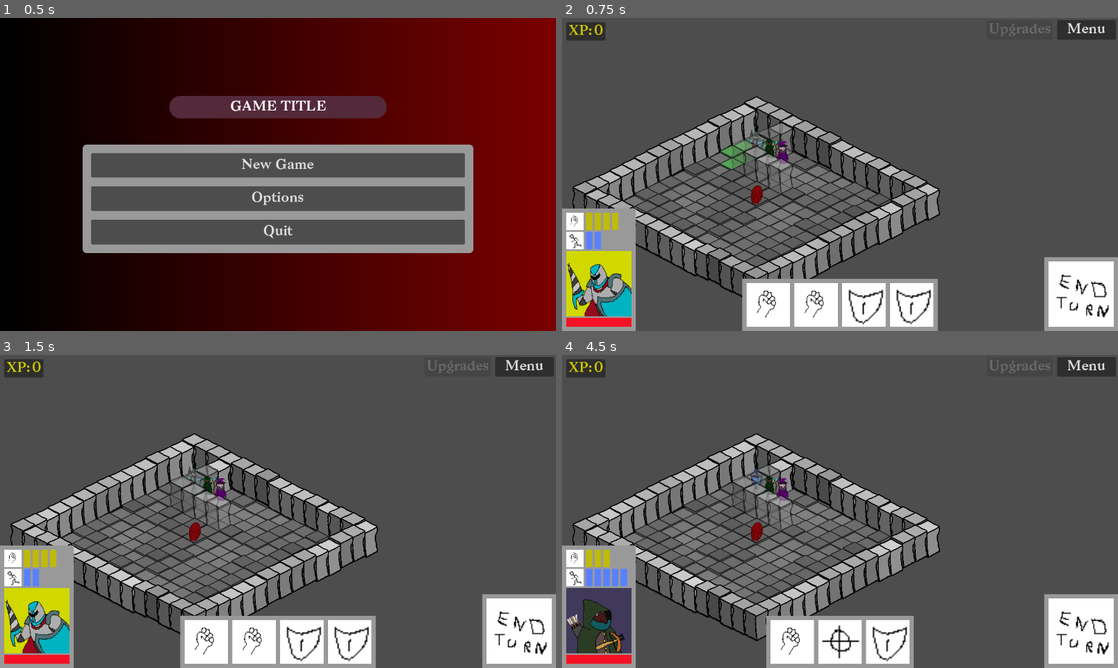
Above: before the commit, frames 1-4 (two rows, left to right).
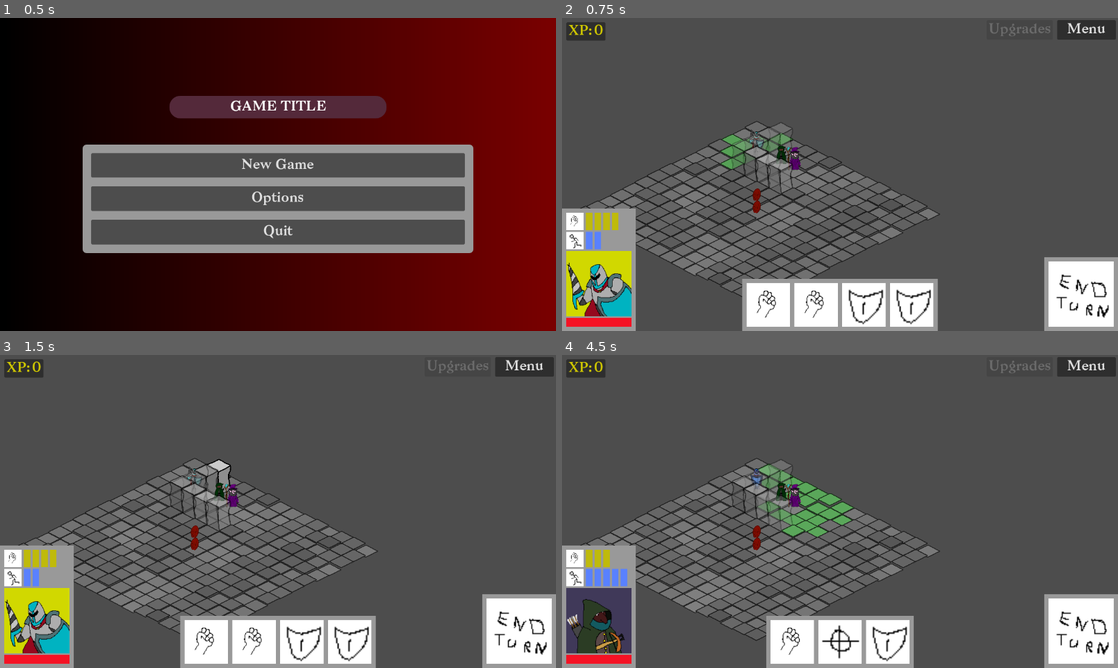
Above: after the commit, the same moments.

Repository: CiaranWoodward/LD57
Game: Godot game, scene res://scenes/main.tscn
Same seed, same stepped clock (60 frames per second), same inputs: the game is played once before the commit and once after it. The engine's default icon, where the game draws it, is replaced by a stand-in: a white triangle on a blue panel in a dark square. Sound files missing from this copy of the repository are replaced by a short silence.
Inputs (mouse positions are in pixels of both pictures, inside the frame that each line leads up to):
- Up to frame 1 (0.5 s): no input
- Up to frame 2 (0.75 s): click "New Game" at 0.5 s
- Up to frame 3 (1.5 s): click (205, 642) at 1.25 s
- Up to frame 4 (4.5 s): click (817, 642) at 2 s; click (862, 642) at 2.75 s; click (912, 642) at 3.5 s; click (1079, 630) at 4.25 s

Frame 1 is identical in both runs. In frame 2, 9.4% of the frame differs, in the area x 1-68%, y 24-90%; in frame 3, 9.4%; in frame 4, 11%, in the area x 1-68%, y 24-92%.

Commit message:
Enhance level entity management and initialization process
- Introduced entity spawn information handling in IsometricMap, allowing for dynamic entity initialization based on map data.
- Added a new signal to notify when entities need to be spawned, improving communication between levels and the game controller.
- Updated LevelManager to parse tile and entity information from map cells, facilitating better entity management.
- Refactored MultiLevelGameInit to connect entity spawning signals and streamline the initialization of players and enemies across levels.
- Improved debugging output for entity spawning, enhancing clarity during development.

Diff:
--- a/Level/IsometricMap.gd
+++ b/Level/IsometricMap.gd
@@ -13,6 +13,10 @@
 
 var level_index = 0
 
+# Entity spawn information
+var entity_spawn_info = []  # Array of dictionaries with position and entity type
+var entities_initialized = false  # Flag to track if entities have been initialized
+
 # Color settings for different levels
 @export var base_grey_color: Color = Color(0.85, 0.85, 0.85, 1.0)  # Light grey for upper levels
 @export var base_hell_color: Color = Color(0.85, 0.25, 0.25, 1.0)  # Reddish for lower levels
@@ -29,6 +33,7 @@
 
 # Signals
 signal tile_selected(tile)
+signal entities_to_spawn(entity_list)  # New signal to notify about entities that need to be spawned
 
 func _ready():
 	print("IsometricMap: Initializing")
@@ -46,6 +51,23 @@
 func set_map_array(new_map):
 	map = new_map
 
+	# Clear any existing entity spawn info when setting a new map
+	entity_spawn_info.clear()
+	entities_initialized = false
+
+# Method to explicitly initialize entities after connections are established
+func initialize_entities():
+	if entities_initialized:
+		print("IsometricMap: Entities already initialized, skipping")
+		return
+
+	print("IsometricMap: Manually initializing entities, count: " + str(entity_spawn_info.size()))
+	if not entity_spawn_info.is_empty():
+		emit_signal("entities_to_spawn", entity_spawn_info)
+		entities_initialized = true
+	else:
+		print("IsometricMap: No entities to spawn")
+
 # Generates the isometric map
 func generate_map():
 	var map_height = map.size()
@@ -60,6 +82,8 @@
 			child.queue_free()
 
 	tiles.clear()
+	entity_spawn_info.clear()
+	entities_initialized = false
 	print("IsometricMap: Cleared existing tiles")
 
 	# Create new tiles
@@ -71,25 +95,44 @@
 		for y in range(map_height):
 			var grid_pos = Vector2i(x, y)
 
-			# Determine tile type - this is a simple example pattern
-			var tile_type = "stone_floor"
-
-			# Create walls around the perimeter
-			if x == 0 or x == map_width - 1 or y == 0 or y == map_height - 1:
-				tile_type = "stone_wall"
-
-			# Create some additional wall structures for demonstration
-			if (map[y][x] == "s"):
-				tile_type = "stone_wall"
-
-			var tile = create_tile(grid_pos, tile_type)
+			# Get the cell value from the map
+			var cell_value = ""
+			if y < map.size() and x < map[y].size():
+				cell_value = map[y][x]
+
+			# Parse the cell value using LevelManager.parse_map_cell
+			var cell_info = {}
+			if get_parent() is LevelManager:
+				cell_info = get_parent().parse_map_cell(cell_value)
+				print("IsometricMap: Parsed cell at " + str(grid_pos) + " with value '" + cell_value + "' -> " + str(cell_info))
+			else:
+				# Fallback if LevelManager is not the parent
+				if cell_value == "s":
+					cell_info = {"tile_type": "stone_wall", "entity_type": null}
+				else:
+					cell_info = {"tile_type": "open_floor", "entity_type": null}
+
+			# Create tile based on parsed tile type
+			var tile = create_tile(grid_pos, cell_info.tile_type)
 			tiles[grid_pos] = tile
 			created_tiles += 1
 
+			# If this cell has an entity, store its spawn info
+			if cell_info.entity_type != null:
+				print("IsometricMap: Found entity '" + cell_info.entity_type + "' to spawn at " + str(grid_pos))
+				entity_spawn_info.append({
+					"position": grid_pos,
+					"entity_type": cell_info.entity_type
+				})
+
 			if created_tiles % 25 == 0 or created_tiles == total_tiles:
 				print("IsometricMap: Created " + str(created_tiles) + "/" + str(total_tiles) + " tiles")
 
-	print("IsometricMap: Map generation complete")
+	print("IsometricMap: Map generation complete with " + str(entity_spawn_info.size()) + " entities to spawn")
+
+	# Note: We will not automatically emit the signal here.
+	# Instead, the LevelManager or MultiLevelGameInit should call initialize_entities
+	# after signals are properly connected.
 
 # Generates a noise value for a grid position that can be used for consistent variations
 func get_noise_value(grid_pos: Vector2i) -> float:
--- a/Level/LevelManager.gd
+++ b/Level/LevelManager.gd
@@ -13,16 +13,38 @@
 var level_nodes: Dictionary = {}  # Level index -> IsometricMap node
 var current_deepest_level: int = 0
 
+# Tile and entity encoding dictionary
+# First character: Tile type
+# o = open/floor, s = stone/wall
+# Second character (optional): Entity to spawn
+# H = Hellbomb, C = Hellbomb Chaser, M = Minion, E = Elite, G = Grunt, B = Boss, P = Player (Heavy), S = Scout, W = Wizard
+var tile_entity_encoding = {
+	# Tile types (first character)
+	"o": "open_floor",
+	"s": "stone_wall",
+
+	# Entity types (second character)
+	"H": "hellbomb",
+	"C": "hellbomb_chaser",
+	"M": "minion",
+	"E": "elite",
+	"G": "grunt",
+	"B": "boss",
+	"P": "player_heavy",
+	"S": "player_scout",
+	"W": "player_wizard"
+}
+
 var level_maps : Array = [
 	[
 		["o", "o", "o", "o", "o", "o", "o", "o", "o", "o", "o", "o", "o", "o", "o"],
 		["o", "o", "o", "s", "o", "o", "o", "o", "o", "o", "o", "o", "o", "o", "o"],
-		["o", "o", "o", "s", "o", "o", "o", "o", "o", "o", "o", "o", "o", "o", "o"],
+		["o", "o", "oP", "s", "oS", "oW", "o", "o", "o", "o", "o", "o", "o", "o", "o"],
 		["o", "o", "o", "s", "o", "o", "o", "o", "o", "o", "o", "o", "o", "o", "o"],
 		["o", "o", "o", "s", "s", "s", "s", "o", "o", "o", "o", "o", "o", "o", "o"],
 		["o", "o", "o", "o", "o", "o", "o", "o", "o", "o", "o", "o", "o", "o", "o"],
-		["o", "o", "o", "o", "o", "o", "o", "o", "o", "o", "o", "o", "o", "o", "o"],
-		["o", "o", "o", "o", "o", "o", "o", "o", "o", "o", "o", "o", "o", "o", "o"],
+		["o", "o", "o", "o", "o", "o", "oH", "o", "o", "o", "o", "o", "o", "o", "o"],
+		["o", "o", "o", "o", "o", "o", "o", "oH","o", "o", "o", "o", "o", "o", "o"],
 		["o", "o", "o", "o", "o", "o", "o", "o", "o", "o", "o", "o", "o", "o", "o"],
 		["o", "o", "o", "o", "o", "o", "o", "o", "o", "o", "o", "o", "o", "o", "o"],
 		["o", "o", "o", "o", "o", "o", "o", "o", "o", "o", "o", "o", "o", "o", "o"],
@@ -36,7 +58,7 @@
 		["o", "o", "o", "o", "o", "o", "o", "o", "o", "o", "o", "o", "o", "o", "o"],
 		["o", "o", "s", "o", "o", "o", "o", "o", "o", "o", "o", "o", "s", "o", "o"],
 		["o", "o", "s", "o", "o", "o", "o", "o", "o", "o", "o", "o", "s", "o", "o"],
-		["o", "o", "s", "o", "o", "o", "o", "o", "o", "s", "o", "o", "s", "o", "o"],
+		["o", "o", "s", "o", "o", "o", "o", "oE", "o", "s", "o", "o", "s", "o", "o"],
 		["o", "o", "s", "o", "o", "o", "o", "o", "o", "s", "o", "o", "s", "o", "o"],
 		["o", "o", "o", "o", "o", "s", "o", "s", "o", "o", "o", "o", "o", "o", "o"],
 		["o", "o", "o", "o", "o", "s", "o", "s", "o", "o", "o", "o", "o", "o", "o"],
@@ -54,7 +76,7 @@
 		["o", "o", "o", "s", "o", "o", "o", "o", "o", "o", "o", "o", "o", "o", "o"],
 		["o", "o", "o", "o", "s", "o", "o", "o", "o", "o", "o", "o", "o", "o", "o"],
 		["o", "o", "o", "o", "o", "s", "o", "o", "o", "o", "o", "o", "o", "o", "o"],
-		["o", "o", "o", "o", "o", "o", "s", "o", "o", "o", "o", "o", "o", "o", "o"],
+		["o", "o", "o", "o", "o", "o", "s", "o", "oE", "o", "o", "o", "o", "o", "o"],
 		["o", "o", "o", "o", "o", "o", "o", "s", "o", "o", "o", "o", "o", "o", "o"],
 		["o", "o", "o", "o", "o", "o", "o", "o", "s", "o", "o", "o", "o", "o", "o"],
 		["o", "o", "o", "o", "o", "o", "o", "s", "o", "o", "o", "o", "o", "o", "o"],
@@ -71,7 +93,7 @@
 		["o", "o", "o", "o", "o", "o", "o", "o", "o", "o", "o", "s", "o", "o", "o"],
 		["o", "o", "o", "o", "o", "o", "o", "o", "o", "o", "o", "s", "s", "s", "o"],
 		["o", "o", "s", "s", "s", "o", "o", "o", "o", "o", "o", "o", "o", "o", "o"],
-		["o", "o", "o", "o", "s", "o", "o", "o", "o", "o", "o", "o", "o", "o", "o"],
+		["o", "o", "o", "o", "s", "o", "o", "oB", "o", "o", "o", "o", "o", "o", "o"],
 		["o", "o", "o", "o", "s", "o", "o", "o", "o", "o", "o", "s", "s", "s", "o"],
 		["o", "o", "o", "o", "s", "o", "o", "o", "o", "o", "o", "s", "o", "o", "o"],
 		["o", "o", "o", "o", "s", "s", "s", "o", "o", "s", "s", "s", "o", "o", "o"],
@@ -81,6 +103,71 @@
 	]
 ]
 
+# Function to extract tile type and entity information from a map cell string
+func parse_map_cell(cell_string: String) -> Dictionary:
+	var result = {
+		"tile_type": "open_floor",
+		"entity_type": null
+	}
+
+	print("LevelManager: Parsing cell value: '" + cell_string + "'")
+
+	if cell_string.length() > 0:
+		# First character is the tile type
+		var tile_char = cell_string[0]
+		if tile_entity_encoding.has(tile_char):
+			result.tile_type = tile_entity_encoding[tile_char]
+
+		# Second character (if present) is the entity type
+		if cell_string.length() > 1:
+			var entity_char = cell_string[1]
+			if tile_entity_encoding.has(entity_char):
+				result.entity_type = tile_entity_encoding[entity_char]
+				print("LevelManager: Found entity code '" + entity_char + "' -> " + result.entity_type)
+
+	return result
+
+# Helper function to generate a random patrol path for an enemy
+func generate_random_patrol_path(map: IsometricMap, center_pos: Vector2i, patrol_length: int = 4) -> Array:
+	var patrol_path = [center_pos]
+	var current_pos = center_pos
+	var attempt_count = 0
+	var max_attempts = 30
+
+	while patrol_path.size() < patrol_length and attempt_count < max_attempts:
+		attempt_count += 1
+
+		# Get valid neighbors
+		var neighbors = map.get_neighbors(current_pos)
+		var valid_neighbors = []
+
+		for neighbor in neighbors:
+			if neighbor.is_walkable and not neighbor.grid_position in patrol_path:
+				valid_neighbors.append(neighbor)
+
+		if valid_neighbors.is_empty():
+			# If we hit a dead end, try a different branch from an earlier point
+			if patrol_path.size() > 1:
+				current_pos = patrol_path[patrol_path.size() - 2]
+				patrol_path.remove_at(patrol_path.size() - 1)
+			continue
+
+		# Choose a random valid neighbor
+		var next_tile = valid_neighbors[randi() % valid_neighbors.size()]
+		current_pos = next_tile.grid_position
+		patrol_path.append(current_pos)
+
+	# If we couldn't build a complete path, add some random variation to the existing positions
+	if patrol_path.size() < patrol_length:
+		var existing_positions = patrol_path.duplicate()
+		for i in range(patrol_length - patrol_path.size()):
+			if existing_positions.is_empty():
+				break
+			var random_pos = existing_positions[randi() % existing_positions.size()]
+			patrol_path.append(random_pos)
+
+	return patrol_path
+
 func _ready():
 	# Register initial level scenes
 	level_scenes = [
@@ -106,7 +193,22 @@
 	if level_nodes.has(level_index):
 		return level_nodes[level_index]  # Level already initialized
 
-	print("LevelManager: Initializing level " + str(level_index))
+	print("LevelManager: Initializing level " + str(level_index) + " with map size " +
+		str(level_maps[level_index].size()) + "x" + str(level_maps[level_index][0].size()))
+
+	# Check for entities in the map before instantiating
+	var entity_count = 0
+	for y in range(level_maps[level_index].size()):
+		for x in range(level_maps[level_index][y].size()):
+			var cell = level_maps[level_index][y][x]
+			if cell.length() > 1:
+				var entity_char = cell[1]
+				if tile_entity_encoding.has(entity_char):
+					entity_count += 1
+					print("LevelManager: Found entity " + tile_entity_encoding[entity_char] +
+						" at position " + str(Vector2i(x, y)) + " in map data")
+
+	print("LevelManager: Map data contains " + str(entity_count) + " entities to spawn")
 
 	# Instance the level
 	var level_instance = level_scenes[level_index].instantiate() as IsometricMap
--- a/Level/MultiLevelGameInit.gd
+++ b/Level/MultiLevelGameInit.gd
@@ -12,6 +12,16 @@
 var current_player_level: int = 0
 var enemy_level_distribution: Dictionary = {}  # Level index -> array of enemies
 
+# Entity type mapping dictionary
+var entity_type_map = {
+	"hellbomb": EnemyEntity.EnemyType.HELLBOMB,
+	"hellbomb_chaser": EnemyEntity.EnemyType.HELLBOMB_CHASER,
+	"minion": EnemyEntity.EnemyType.MINION,
+	"elite": EnemyEntity.EnemyType.ELITE,
+	"grunt": EnemyEntity.EnemyType.GRUNT,
+	"boss": EnemyEntity.EnemyType.BOSS
+}
+
 func _ready():
 	print("MultiLevelGameInit: Initializing game")
 	# Wait for one frame to ensure all nodes are ready
@@ -27,49 +37,27 @@
 		# Initialize the first level
 		var first_level = level_manager.initialize_level(0)
 
+		# Connect to the entities_to_spawn signal
+		first_level.entities_to_spawn.connect(_on_level_entities_to_spawn.bind(0))
+
 		# Initialize the game controller with the first level map reference
 		print("MultiLevelGameInit: Setting isometric_map reference in GameController")
 		game_controller.set_active_level(0, first_level)
 
-		# Spawn players at specific positions on the first level
-		print("MultiLevelGameInit: Spawning players")
-		var heavy = game_controller.spawn_player(Vector2i(2, 2), "heavy", 0)
-		var scout = game_controller.spawn_player(Vector2i(3, 2), "scout", 0)
-		var wizard = game_controller.spawn_player(Vector2i(4, 2), "wizard", 0)
-		print("MultiLevelGameInit: Spawned " + str(game_controller.player_entities.size()) + " players")
-
-		# Spawn some enemies on the first level
-		print("MultiLevelGameInit: Spawning enemies on first level")
-		var hellbomb = game_controller.spawn_enemy(Vector2i(6, 6), EnemyEntity.EnemyType.BOSS, 0)
-		#var hellbomb_chaser = game_controller.spawn_enemy(Vector2i(6, 7), EnemyEntity.EnemyType.HELLBOMB_CHASER, 0)
-		#var minion = game_controller.spawn_enemy(Vector2i(6, 8), EnemyEntity.EnemyType.MINION, 0)
-
-		# Store reference to level 0 enemies
-		enemy_level_distribution[0] = []
-		for enemy in game_controller.enemy_entities:
-			enemy.current_level = 0
-			enemy_level_distribution[0].append(enemy)
-
-		print("MultiLevelGameInit: Spawned " + str(enemy_level_distribution[0].size()) + " enemies on first level")
-
-		# Initialize the second level
-		var enemies_level_1 = [
-			[Vector2i(4, 4), EnemyEntity.EnemyType.ELITE, [Vector2i(4, 4), Vector2i(4, 6), Vector2i(6, 6), Vector2i(6, 4)]],
-		#	[Vector2i(9, 9), EnemyEntity.EnemyType.GRUNT, [Vector2i(9, 9), Vector2i(1, 4), Vector2i(3, 2), Vector2i(12, 14)]]
-		]
-		initialise_additional_levels(1, enemies_level_1)
-
-		var enemies_level_2 = [
-			[Vector2i(7, 3), EnemyEntity.EnemyType.ELITE, [Vector2i(7, 3), Vector2i(14, 1), Vector2i(1, 3), Vector2i(6, 4)]],
-		#	[Vector2i(2, 5), EnemyEntity.EnemyType.GRUNT, [Vector2i(2, 5), Vector2i(1, 4), Vector2i(3, 2), Vector2i(12, 14)]],
-		#	[Vector2i(12, 11), EnemyEntity.EnemyType.GRUNT, [Vector2i(12, 11), Vector2i(10, 8), Vector2i(9, 5), Vector2i(14, 8)]]
-		]
-		initialise_additional_levels(2, enemies_level_2)
-
-		var enemies_level_3 = [
-			[Vector2i(7, 7), EnemyEntity.EnemyType.BOSS, [Vector2i(2, 7), Vector2i(7, 13), Vector2i(14, 7), Vector2i(7, 2)]]
-		]
-		initialise_additional_levels(3, enemies_level_3)
+		# Initialize additional levels and connect signals
+		var all_levels = [first_level]
+		for level_index in range(1, level_manager.level_maps.size()):
+			print("MultiLevelGameInit: Initializing level " + str(level_index))
+			var new_level = level_manager.initialize_level(level_index)
+
+			# Ensure the newly created level is initially invisible
+			new_level.visible = false
+			new_level.modulate = Color(1.0, 1.0, 1.0, 0.0)
+			new_level.set_meta("is_visible_to_player", false)
+
+			# Connect to the entities_to_spawn signal for this level
+			new_level.entities_to_spawn.connect(_on_level_entities_to_spawn.bind(level_index))
+			all_levels.append(new_level)
 
 		# Connect to game events
 		print("MultiLevelGameInit: Connecting to game events")
@@ -78,6 +66,11 @@
 
 		# Connect to LevelManager events
 		level_manager.player_descended.connect(_on_player_descended)
+
+		# Now that all connections are established, initialize entities for each level
+		print("MultiLevelGameInit: Initializing entities for all levels")
+		for level in all_levels:
+			level.initialize_entities()
 
 		# Start the game
 		print("MultiLevelGameInit: Starting the game")
@@ -89,58 +82,94 @@
 		if not game_controller:
 			push_error("MultiLevelGameInit: GameController node not found")
 
-func initialise_additional_levels(level_index, enemies):
-	var new_level = level_manager.initialize_level(level_index)
-
-	# Ensure the newly created level is initially invisible
-	# Now using metadata for tracking visibility
-	new_level.visible = false
-	new_level.modulate = Color(1.0, 1.0, 1.0, 0.0)
-	new_level.set_meta("is_visible_to_player", false)
-
-	# Temporarily switch game controller to second level for initialization
+# Handle entities to spawn in a level
+func _on_level_entities_to_spawn(entity_list, level_index):
+	print("MultiLevelGameInit: Received entities_to_spawn signal for level " + str(level_index) + " with " + str(entity_list.size()) + " entities")
+
+	# Add further details about entities
+	for entity in entity_list:
+		print("MultiLevelGameInit: Entity to spawn - type: " + str(entity.entity_type) + " at position: " + str(entity.position))
+
+	# Store original active level and map to restore later
 	var previous_level = game_controller.current_active_level
 	var previous_map = game_controller.isometric_map
-	game_controller.set_active_level(level_index, new_level)
-
-	# Spawn enemies on the second level
-	print("MultiLevelGameInit: Spawning enemies on level " + str(level_index))
-
-	# Store original enemy entities to restore them later
+
+	print("MultiLevelGameInit: Current active level is " + str(previous_level) + ", temporarily switching to level " + str(level_index))
+
+	# Temporarily switch game controller to the target level for initialization
+	var target_level_map = level_manager.level_nodes[level_index]
+	game_controller.set_active_level(level_index, target_level_map)
+
+	# Store original enemy entities to restore them later (if switching levels)
 	var original_enemies = []
-	for enemy in game_controller.enemy_entities:
-		original_enemies.append(enemy)
-
-	# Clear enemy entities temporarily to avoid mixing levels
-	game_controller.enemy_entities = []
-
-	# Spawn new enemies for this level
-	for enemy in enemies:
-		game_controller.spawn_enemy(enemy[0], enemy[1], level_index)
-
-	# Store reference to this level's enemies
-	enemy_level_distribution[level_index] = []
-	for enemy in game_controller.enemy_entities:
-		enemy_level_distribution[level_index].append(enemy)
-
-	print("MultiLevelGameInit: Spawned " + str(enemy_level_distribution[level_index].size()) + " enemies on level " + str(level_index))
-
-	# Set up patrol paths for this level's enemies
-	for i in range(enemies.size()):
-		if i < enemy_level_distribution[level_index].size():
-			enemy_level_distribution[level_index][i].set_patrol_path(enemies[i][2])
-
-	# Restore original enemies and add the new ones
-	var new_enemies = game_controller.enemy_entities.duplicate()
-	game_controller.enemy_entities = original_enemies
-	game_controller.enemy_entities.append_array(new_enemies)
-
-	# Restore game controller to previous level
-	game_controller.set_active_level(previous_level, previous_map)
-
-	# Double check that the level remains invisible after all initialization
-	new_level.visible = false
-	new_level.set_meta("is_visible_to_player", false)
+	if level_index != previous_level:
+		for enemy in game_controller.enemy_entities:
+			original_enemies.append(enemy)
+		# Clear enemy entities temporarily to avoid mixing levels
+		game_controller.enemy_entities = []
+
+	# Create array to track enemies spawned on this level
+	if not enemy_level_distribution.has(level_index):
+		enemy_level_distribution[level_index] = []
+
+	# Process each entity to spawn
+	var spawned_players = 0
+	var spawned_enemies = 0
+
+	for entity_info in entity_list:
+		var position = entity_info.position
+		var entity_type = entity_info.entity_type
+
+		# Handle player entities
+		if entity_type == "player_heavy":
+			var player = game_controller.spawn_player(position, "heavy", level_index)
+			if player:
+				spawned_players += 1
+				print("MultiLevelGameInit: Spawned heavy player at " + str(position) + " on level " + str(level_index))
+		elif entity_type == "player_scout":
+			var player = game_controller.spawn_player(position, "scout", level_index)
+			if player:
+				spawned_players += 1
+				print("MultiLevelGameInit: Spawned scout player at " + str(position) + " on level " + str(level_index))
+		elif entity_type == "player_wizard":
+			var player = game_controller.spawn_player(position, "wizard", level_index)
+			if player:
+				spawned_players += 1
+				print("MultiLevelGameInit: Spawned wizard player at " + str(position) + " on level " + str(level_index))
+		# Handle enemy entities
+		elif entity_type_map.has(entity_type):
+			print("MultiLevelGameInit: Attempting to spawn enemy " + entity_type + " at " + str(position))
+			var enemy_enum_type = entity_type_map[entity_type]
+			var enemy = game_controller.spawn_enemy(position, enemy_enum_type, level_index)
+			if enemy:
+				enemy_level_distribution[level_index].append(enemy)
+				spawned_enemies += 1
+				print("MultiLevelGameInit: Successfully spawned " + entity_type + " at " + str(position))
+
+				# Generate random patrol path for certain enemy types
+				if entity_type == "grunt" or entity_type == "minion" or entity_type == "elite":
+					var patrol_path = level_manager.generate_random_patrol_path(target_level_map, position)
+					enemy.set_patrol_path(patrol_path)
+					print("MultiLevelGameInit: Set random patrol path for " + entity_type + " at " + str(position))
+
+	print("MultiLevelGameInit: Spawned " + str(spawned_players) + " players and " +
+		str(spawned_enemies) + " enemies on level " + str(level_index))
+
+	# If we switched levels, restore the original enemies and add the new ones
+	if level_index != previous_level:
+		var new_enemies = game_controller.enemy_entities.duplicate()
+		game_controller.enemy_entities = original_enemies
+		game_controller.enemy_entities.append_array(new_enemies)
+
+		# Restore game controller to previous level
+		game_controller.set_active_level(previous_level, previous_map)
+		print("MultiLevelGameInit: Restored game controller to level " + str(previous_level))
+
+	# If this is a deeper level, ensure it remains invisible after initialization
+	if level_index > 0:
+		target_level_map.visible = false
+		target_level_map.set_meta("is_visible_to_player", false)
+		print("MultiLevelGameInit: Set level " + str(level_index) + " to invisible for now")
 
 # Set up UI elements
 func setup_ui():
